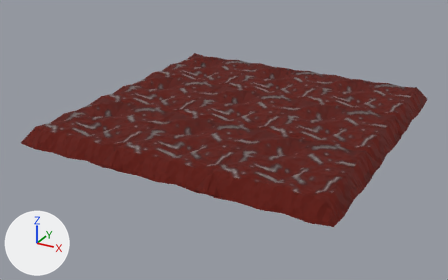
The Blender file ModelSource/IronOreResource.blend: old version first, new version second.
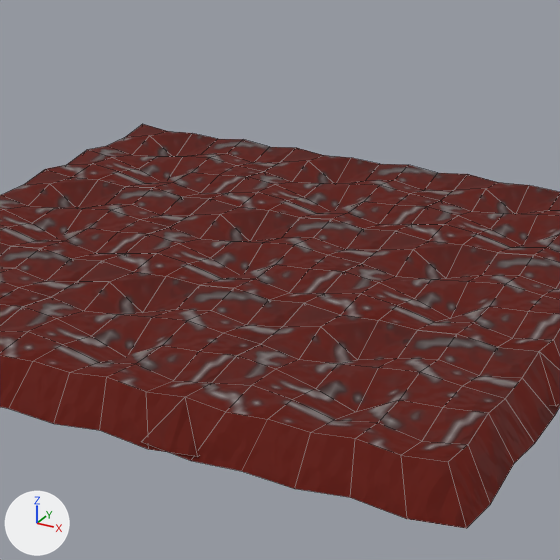
Each version appears first whole from a camera (50 mm lens) standing at (2.84, -5.56, 2.4) and looking at (-0.1, -0.21, -0.28), and next in a close-up on the part from 30% to 83% of the width and 0% to 86% of the height. Every picture has the same lights, and +X, +Y and +Z are marked at lower left. The close-ups show mesh edges as thin lines.

The first close-up shows 'BL', 'BM', 'BR', 'M', 'ML', 'MR', 'TL', 'TM', 'TR'.
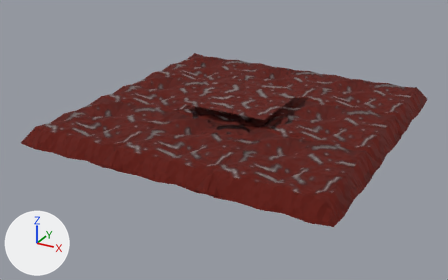
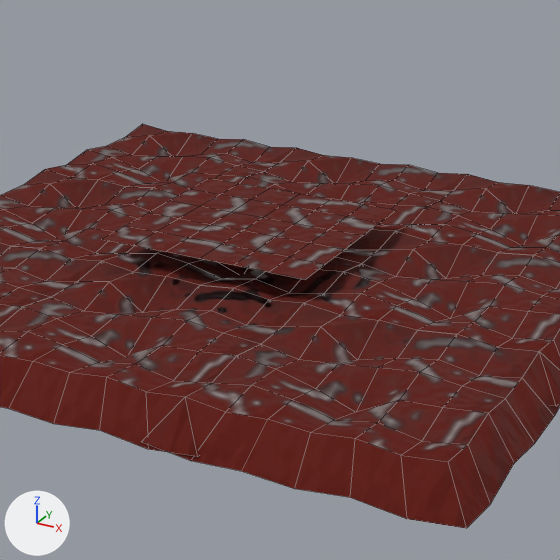
Patch to the scene script:
```diff
--- a/ModelSource/IronOreResource.blend.py
+++ b/ModelSource/IronOreResource.blend.py
@@ me_plane_001 @@
+me_plane_001.from_pydata(...)  # 42 vertices, 30 faces; spans x -0.5..0.5, y -0.5..0.5, z 0.171
+me_plane_001.polygons.foreach_set('use_smooth', [True] * 30)
+me_plane_001.materials.append(mat_material_001)
@@ ob_m_001 @@
+ob_m_001 = bpy.data.objects.new('M.001', me_plane_001)
+ob_m_001.location = (0.0, 0.0, 0.0)
```

Changed parts and their boxes (x1, y1, x2, y2) in the close-ups (560 x 560 px):
'M.001', added: after (102, 178, 396, 279)
'M', unchanged, covered by the edit: before (103, 198, 395, 303); after (103, 229, 395, 303)
